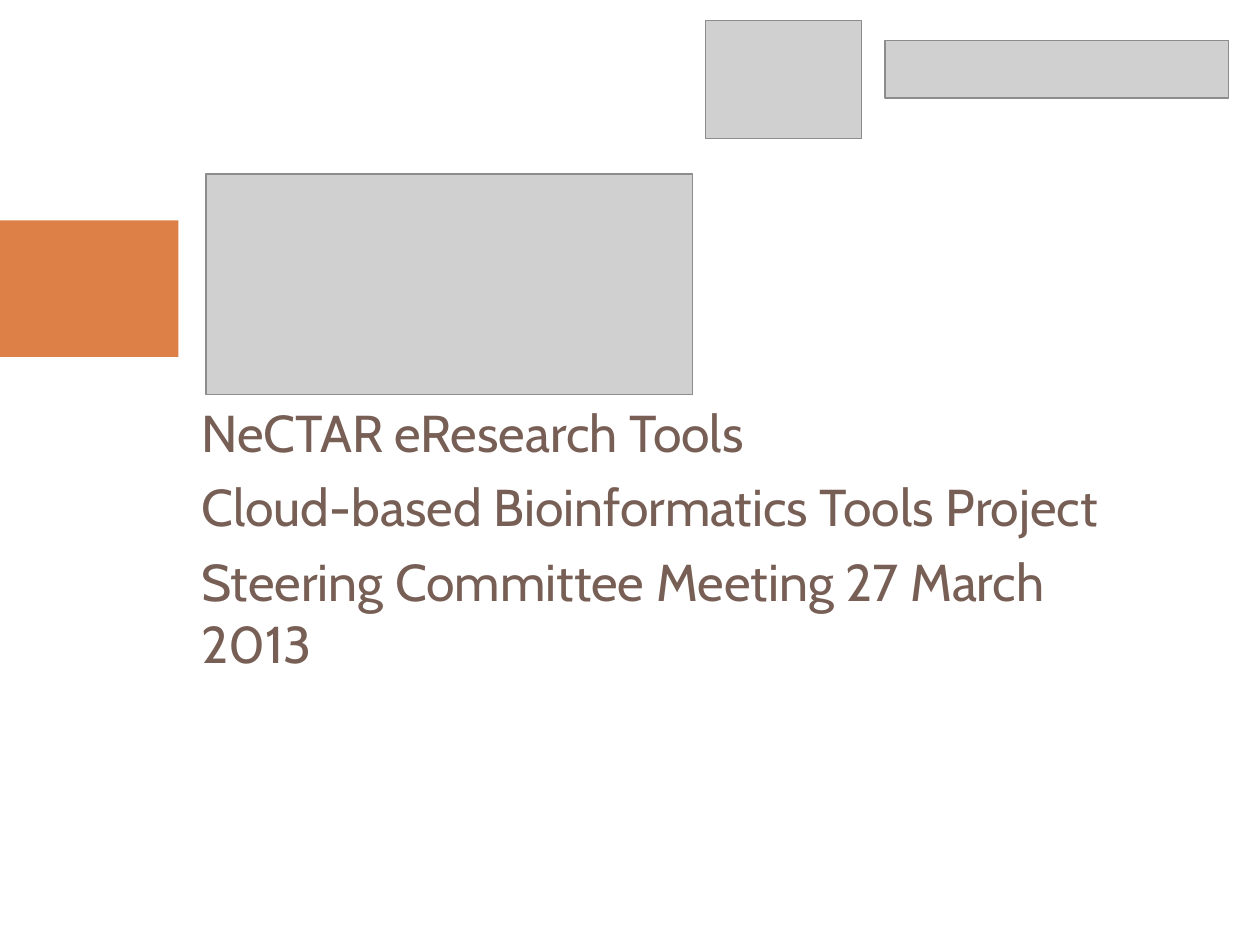
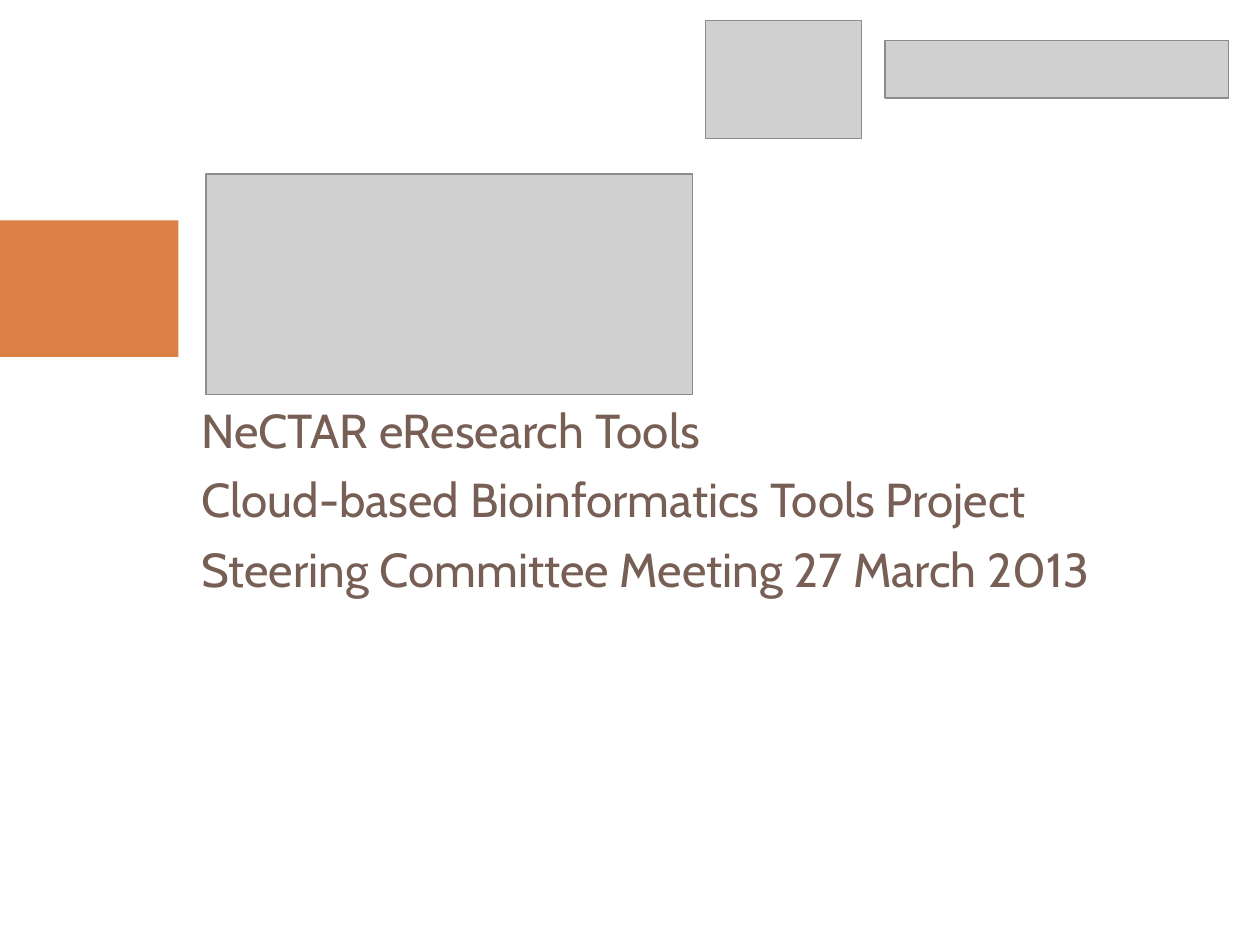
Before and after one commit to tranaweera/ark-informatics, a slide deck: slide 1 of ARK/trunk/usefulTools/TestFilesAndDocuments/steering committee/NeCTAR/Steering Committee Meetings/Steering Committee Meeting March_2013.pptx. Drawn at 1260x945 pixels with LibreOffice and Linux fonts; fonts in the diff are those of the drawing; grey boxes stand for pictures. Boxes give left, top, right and bottom in pixels: in the first picture for what was removed or moved away, otherwise in the second. Text is boxed around its words. In the diff, an @@ line names an element or a change of style, - is before the commit and + after.

Commit message:
updated meeting minutes

```diff
--- a/ARK/trunk/usefulTools/TestFilesAndDocuments/steering committee/NeCTAR/Steering Committee Meetings/Steering Committee Meeting March_2013.pptx
+++ b/ARK/trunk/usefulTools/TestFilesAndDocuments/steering committee/NeCTAR/Steering Committee Meetings/Steering Committee Meeting March_2013.pptx
@@ text "NeCTAR eResearch Tools" at <box>201,412,1089,598</box>: size 29.6 to 27.2 pt @@
```
Also in this commit, not shown: 2 other slides changed.
